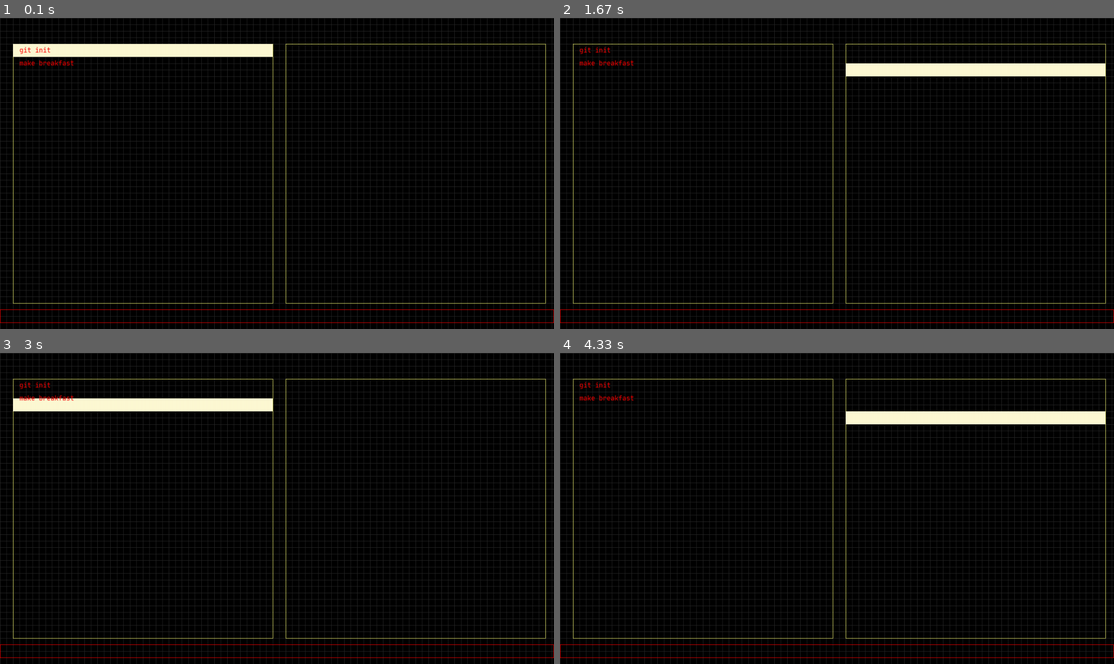
Above: before the commit, frames 1-4 (two rows, left to right).
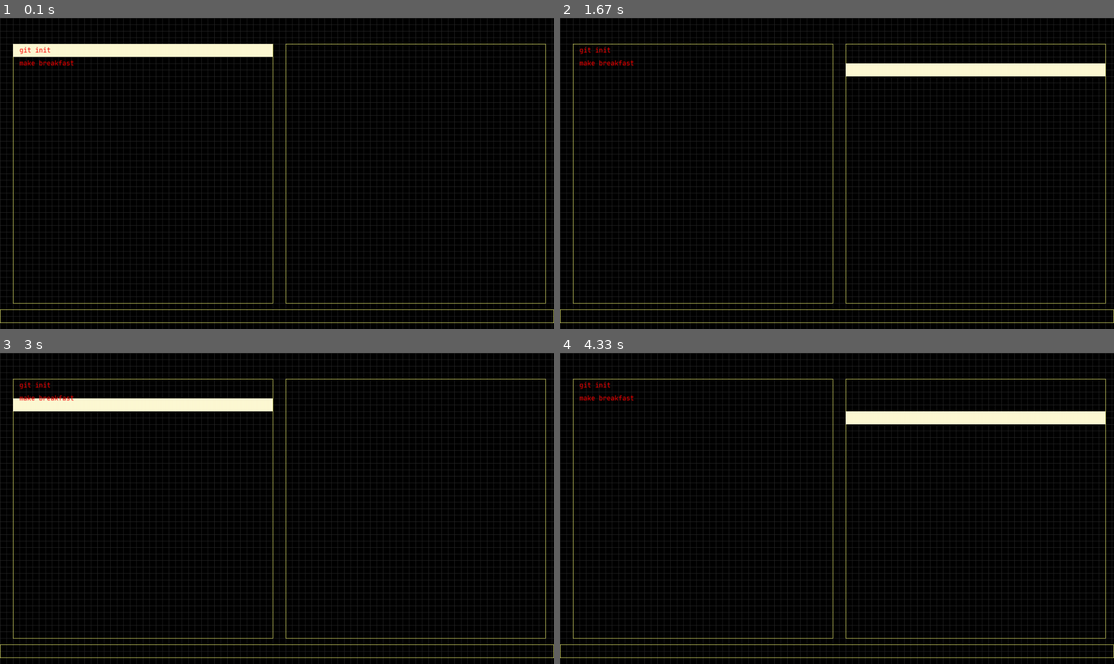
Above: after the commit, the same moments.

Repository: nurakmaljalil91/collection-of-python-projects
Game: pygame game, started from main.py
Same seed, same stepped clock (60 frames per second), same inputs: the game is played once before the commit and once after it.
Inputs (mouse positions are in pixels of both pictures, inside the frame that each line leads up to):
- Up to frame 1 (0.1 s): no input
- Up to frame 2 (1.67 s): hold Right 0.33-0.8 s; move the mouse to (814, 185) at 0.37 s; hold Up 0.83-1.13 s; move the mouse to (1014, 164) at 0.87 s; tap J at 0.9, 1.23, 1.53 s; tap K at 0.98 s; hold Right 1.17-1.63 s; move the mouse to (837, 195) at 1.2 s
- Up to frame 3 (3 s): hold Left 1.67-2.2 s; move the mouse to (144, 511) at 1.7 s; tap J at 1.73, 2.03, 2.3, 2.63, 2.93 s; hold Down 2.23-2.53 s; move the mouse to (332, 576) at 2.27 s; tap K at 2.38 s; hold Left 2.57-2.97 s; move the mouse to (105, 580) at 2.6 s
- Up to frame 4 (4.33 s): hold Right 3.4-4.03 s; tap J at 3.47, 3.77, 4.13 s; tap K at 3.55 s; hold Down from 4.07 s (still down); move the mouse to (903, 536) at 4.1 s

The runs differ from the first frame. In frame 1, 0.6% of the frame differs, in the area x 0-100%, y 93-99%; in frame 2, 0.6%; in frame 3, 0.6%; in frame 4, 0.6%.

Commit message:
add json

Diff:
--- /dev/null
+++ b/data.json
@@ -0,0 +1,19 @@
+[
+  {
+    "id": 1,
+    "task": "apply job",
+    "date": "12/12/21"
+  },
+
+  {
+    "id": 2,
+    "task": "update linkedn",
+    "date": "10/11/21"
+  },
+
+  {
+    "id": 3,
+    "task": "attend seminar",
+    "date": "2/2/20"
+  }
+]
--- a/main.py
+++ b/main.py
@@ -1,4 +1,5 @@
 import pygame
+import json
 from settings import *
 
 pygame.init()
@@ -29,25 +30,28 @@
 doing = ['add pic']
 done = ['update facebook']
 
+with open('data.json') as f:
+  data = json.load(f)
 
+# add the list of todo to be render
 for i in range(0, len(todo)):
     todo_render.append(font.render(todo[i], True, RED))
 
-
+# draw background grid
 def draw_grid(window, scale, color):
     for x in range(0, WIDTH, int(TILESIZE * scale)):
         pygame.draw.line(window, color, (x, 0), (x, HEIGHT))
     for y in range(0, HEIGHT, int(TILESIZE * scale)):
         pygame.draw.line(window, color, (0, y), (WIDTH, y))
 
-
+# draw rectangle
 def draw_rect(window, x, y, width, height, color):
     pygame.draw.line(window, color, (x, y), (x + width, y))
     pygame.draw.line(window, color, (x, y), (x, y + height))
     pygame.draw.line(window, color, (x, y + height), (x + width, y + height))
     pygame.draw.line(window, color, (x + width, y), (x + width, y + height))
 
-
+# app loop
 while is_running:
     for event in pygame.event.get():
         if event.type == pygame.QUIT:
@@ -70,14 +74,13 @@
     draw_grid(window, 1, DARKGRAY) # draw background grids for easy measurement
     draw_rect(window, 30, 60, 600, 600, YELLOW)  # right rectangle container
     draw_rect(window, 660, 60, 600, 600, YELLOW)  # left rectangle container
-    draw_rect(window,0,675,1279, 30, RED) # command rectangle
+    draw_rect(window,0,675,1279, 30, YELLOW) # command rectangle
     pygame.draw.rect(window, YELLOW2, (sel_x, sel_y, 600, 30))  # select rectangle
 
-
-    j = 0
+    next_line = 0
     for t in range(0, len(todo_render)):
-        window.blit(todo_render[t], (45, 65 + j))
-        j += 30
+        window.blit(todo_render[t], (45, 65 + next_line))
+        next_line += 30
 
     pygame.display.flip()
     pygame.display.update()
Not shown, changed: README.md
